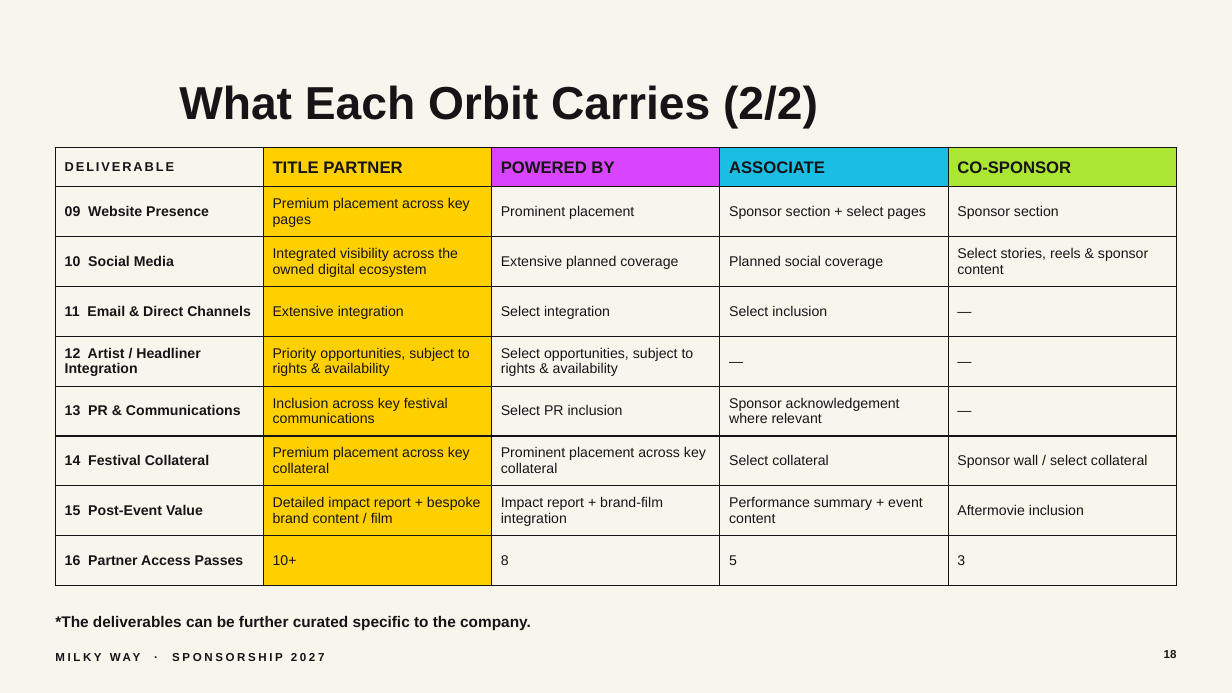
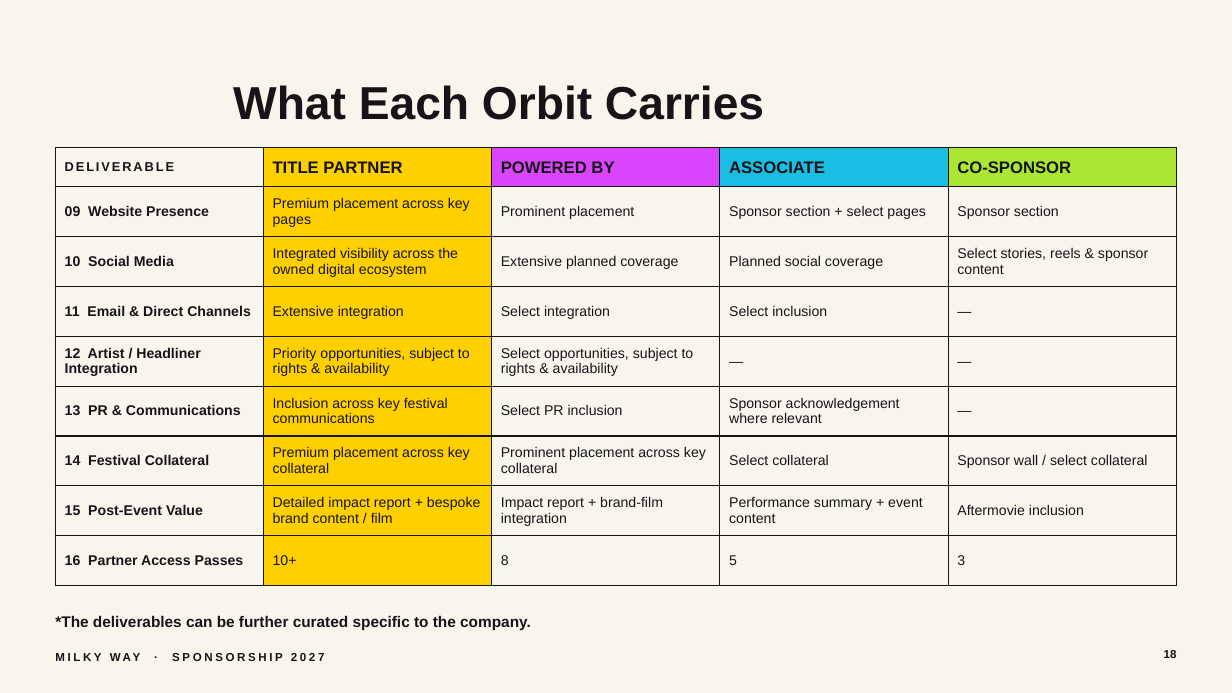
Before and after one commit to adityamittal2103/milkywayspons, a slide deck: slide 18 of deck/Milky-Way-Sponsorship-2027.pptx. Drawn at 1232x693 pixels with LibreOffice and Linux fonts; fonts in the diff are those of the drawing. Boxes give left, top, right and bottom in pixels: in the first picture for what was removed or moved away, otherwise in the second. Text is boxed around its words. In the diff, an @@ line names an element or a change of style, - is before the commit and + after.

```diff
--- a/deck/Milky-Way-Sponsorship-2027.pptx
+++ b/deck/Milky-Way-Sponsorship-2027.pptx
@@ title at bbox=[233, 85, 764, 120]: text changed @@
-What Each Orbit Carries (2/2)
+What Each Orbit Carries
```
Also in this commit, not shown: 14 other slides changed, 16 other files.
